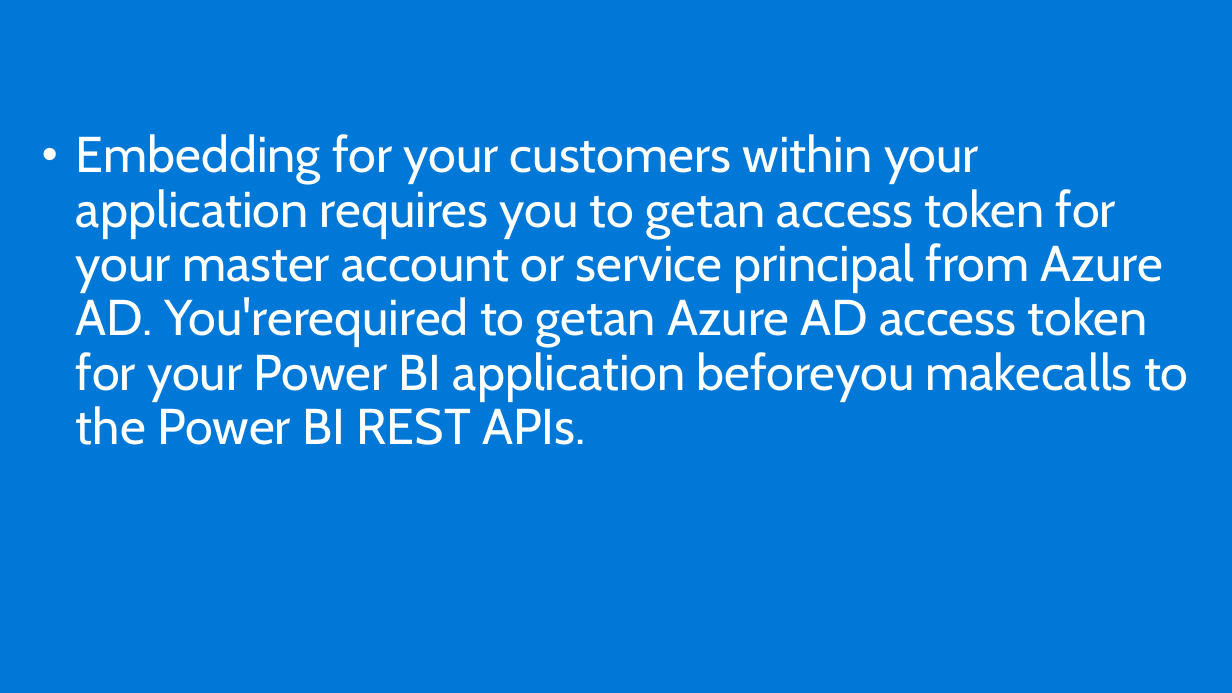
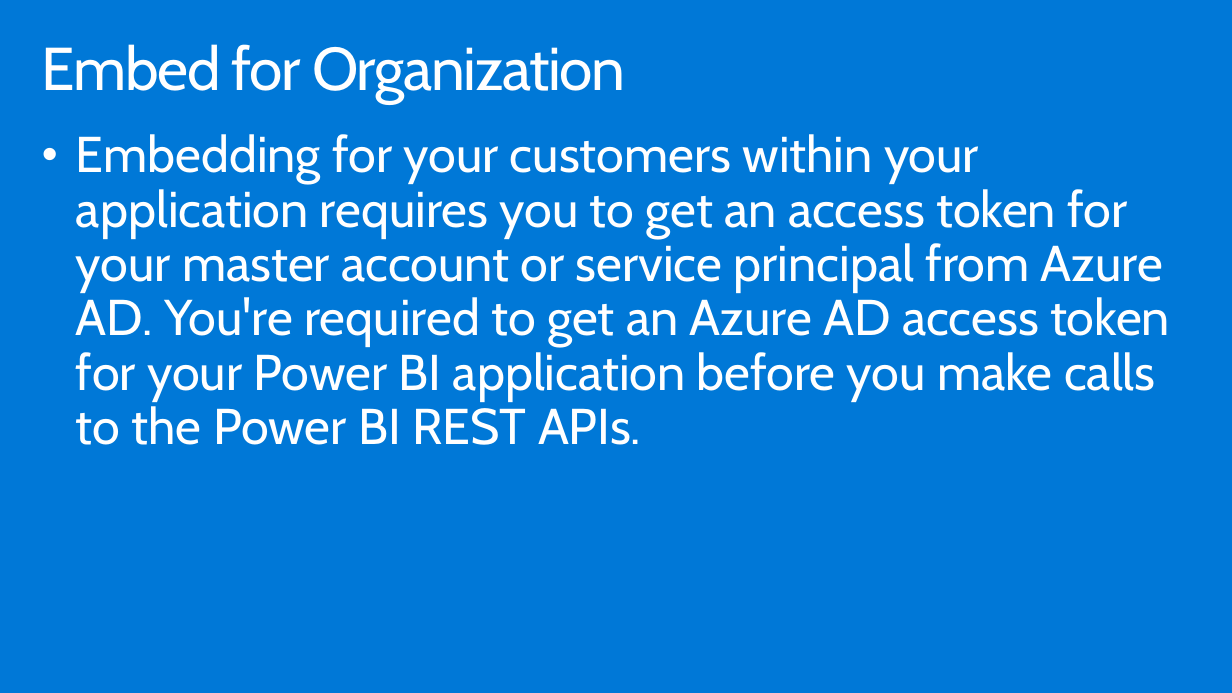
Before and after one commit to hnc198/AzurePowerBI, a slide deck: slide 7 of Hands-on Modules/Embedding/5. Ways to Embed Power BI objects.pptx (slide 8 before the commit). Drawn at 1232x693 pixels with LibreOffice and Linux fonts; fonts in the diff are those of the drawing. Boxes give left, top, right and bottom in pixels: in the first picture for what was removed or moved away, otherwise in the second. Text is boxed around its words. In the diff, an @@ line names an element or a change of style, - is before the commit and + after.

```diff
--- a/Hands-on Modules/Embedding/5. Ways to Embed Power BI objects.pptx
+++ b/Hands-on Modules/Embedding/5. Ways to Embed Power BI objects.pptx
@@ title added at bbox=[42, 44, 625, 103], 47 pt, text #FFFFFF @@
+Embed for Organization
@@ text at bbox=[76, 134, 1170, 445]: spaces changed @@
-• Embedding for your customers within your application requires you to getan access token for your master account or service principal from Azure AD. You'rerequired to getan Azure AD access token for your Power BI application beforeyou makecalls to the Power BI REST APIs.
+• Embedding for your customers within your application requires you to get an access token for your master account or service principal from Azure AD. You're required to get an Azure AD access token for your Power BI application before you make calls to the Power BI REST APIs.
```
Also in this commit, not shown: 4 other slides changed, 3 slides added, 4 other files.
